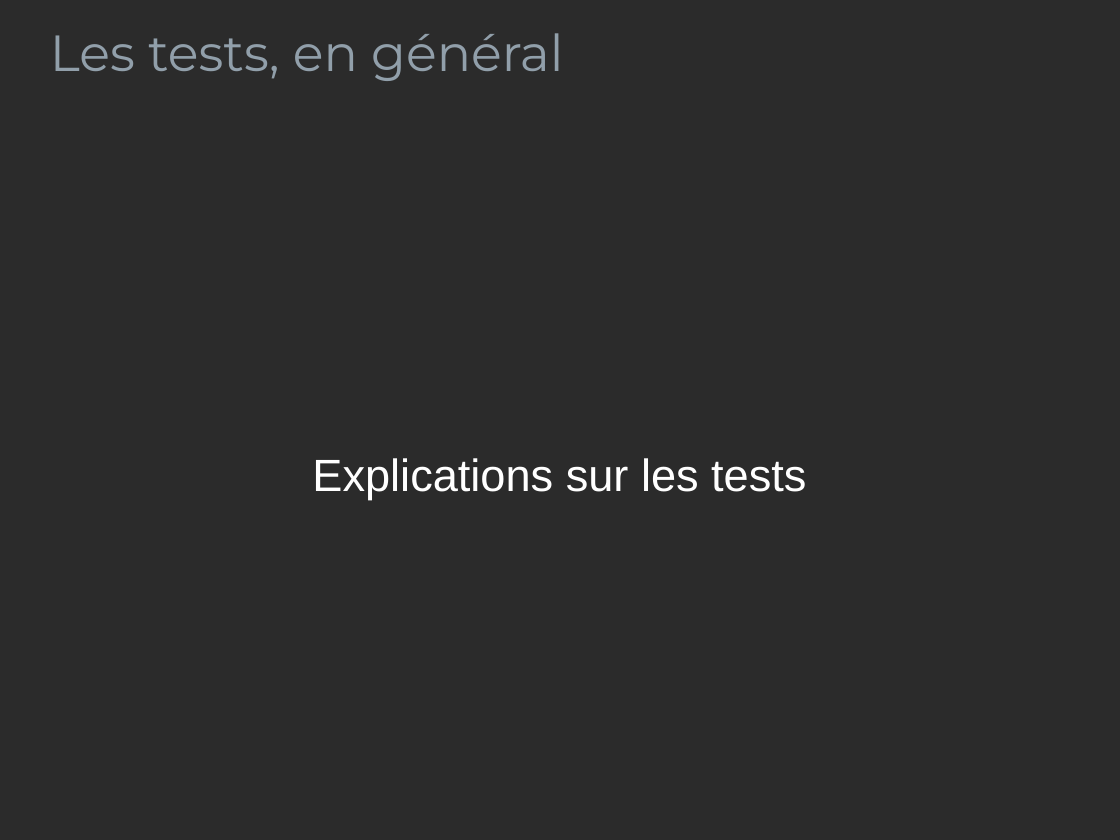
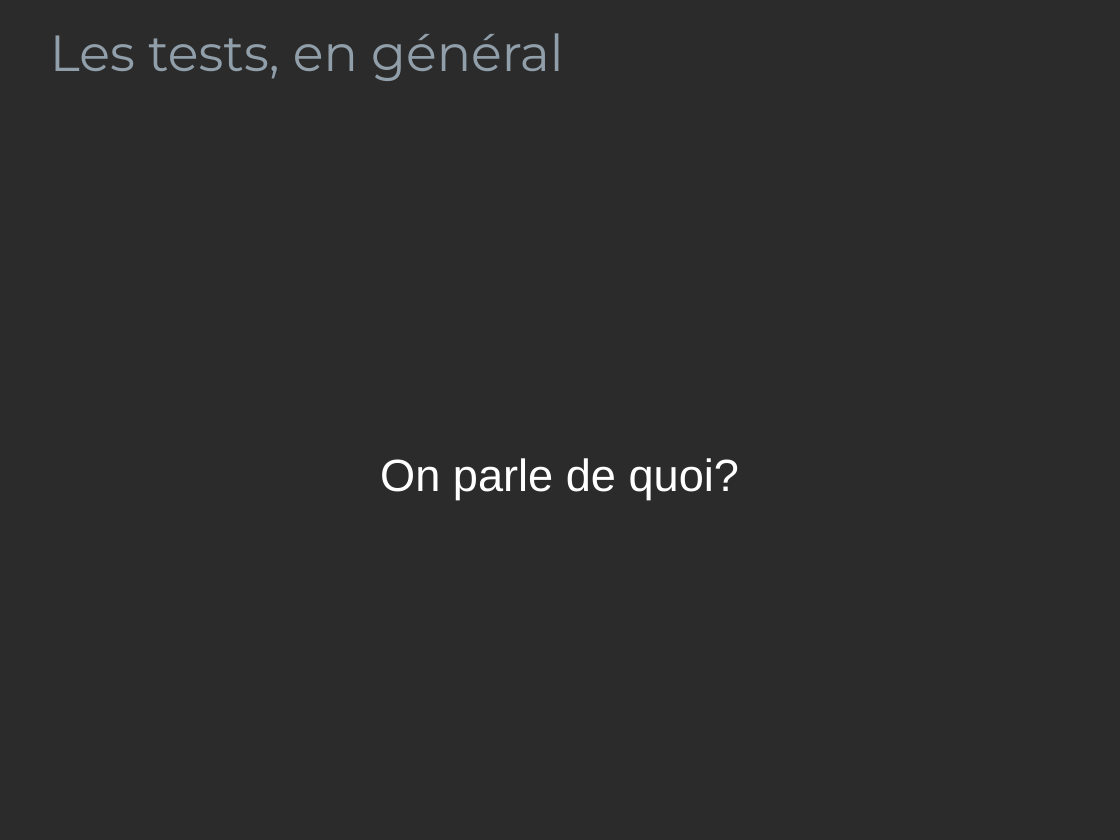
Before and after one commit to pbreault/TestsOnAndroid, a slide deck: slide 8 of Presentation.odp. Drawn at 1120x840 pixels with LibreOffice and Linux fonts; fonts in the diff are those of the drawing; background and template pictures are left out; a plain dark background stands for a picture behind light text. Boxes give left, top, right and bottom in pixels: in the first picture for what was removed or moved away, otherwise in the second. Text is boxed around its words. In the diff, an @@ line names an element or a change of style, - is before the commit and + after.

```diff
--- a/Presentation.odp
+++ b/Presentation.odp
@@ subtitle at bbox=[380, 458, 739, 500]: text changed @@
-Explications sur les tests
+On parle de quoi?
```
Also in this commit, not shown: 3 other slides changed, 2 slides added, 2 slides removed, 1 other file.
